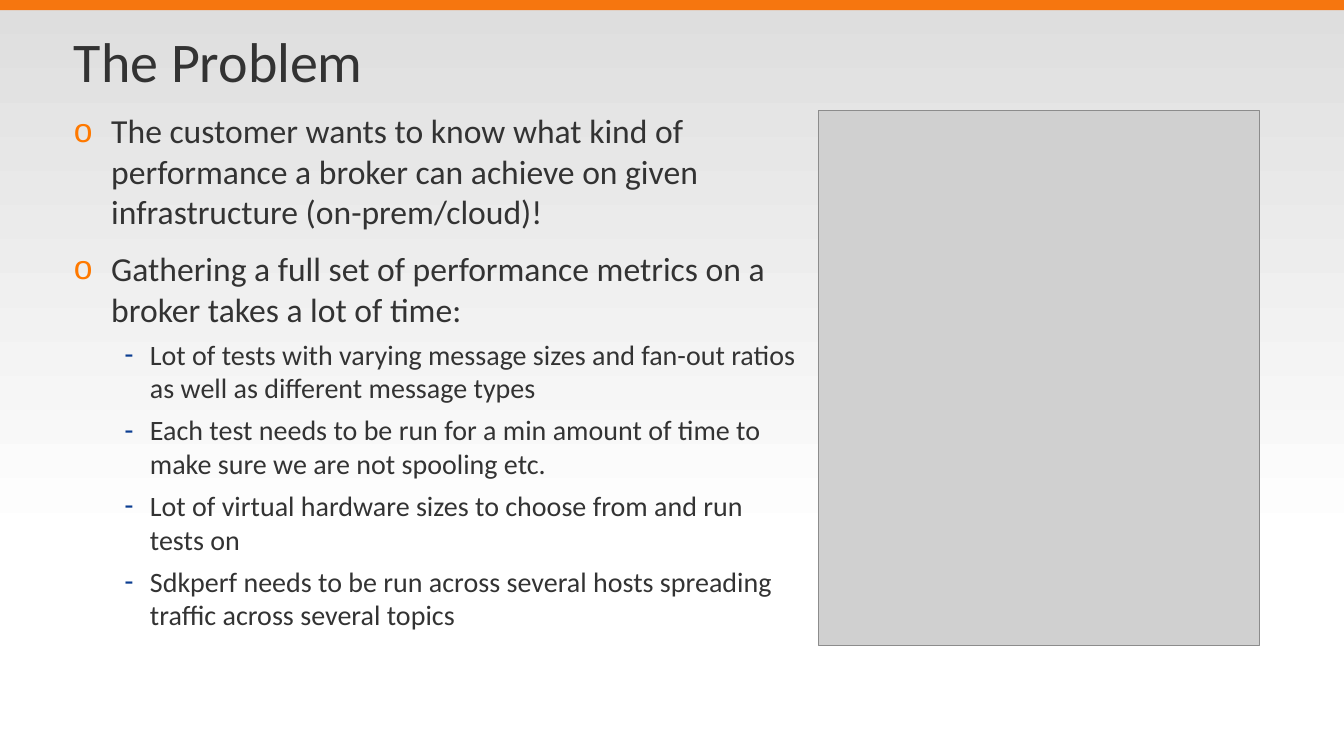
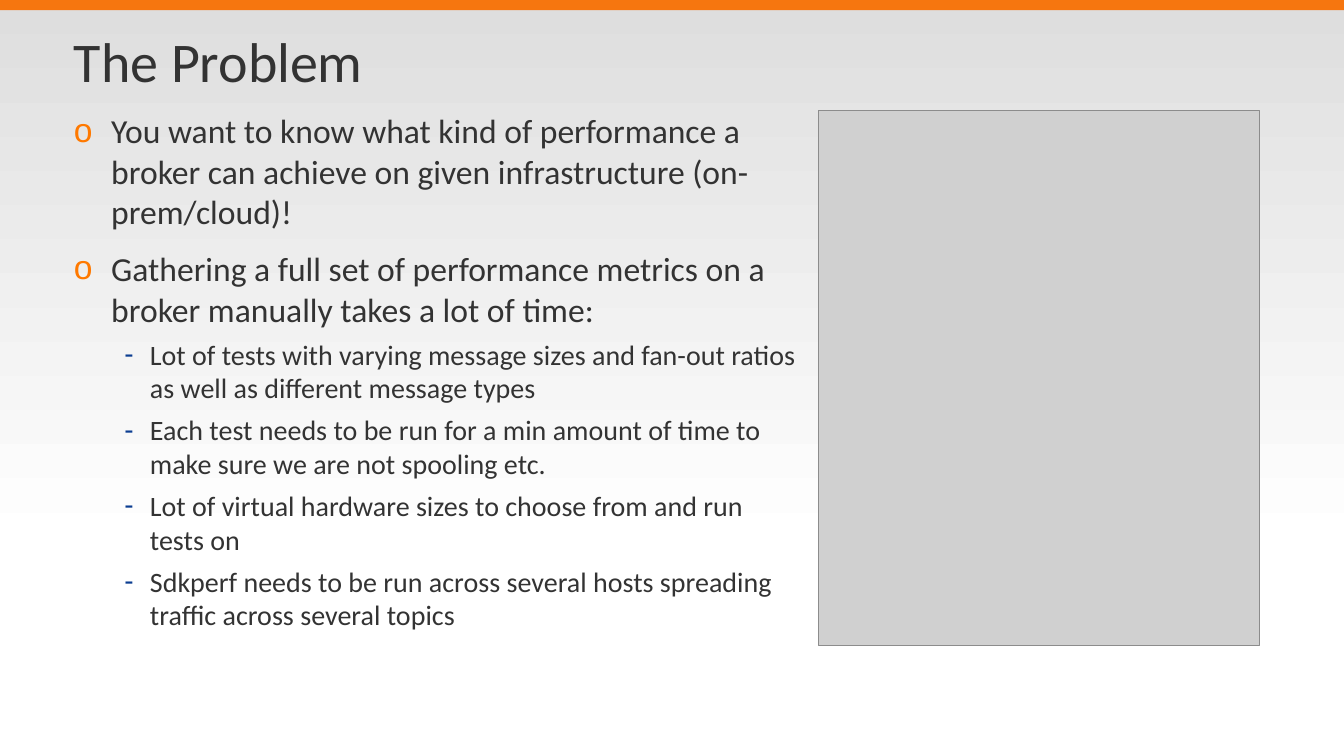
Before and after one commit to SolaceLabs/solace-perftest-harness, a slide deck: slide 2 of docs/Perf Test Harness-Overview.pptx. Drawn at 1344x756 pixels with LibreOffice and Linux fonts; fonts in the diff are those of the drawing; grey boxes stand for pictures; background and template pictures are left out. Boxes give left, top, right and bottom in pixels: in the first picture for what was removed or moved away, otherwise in the second. Text is boxed around its words. In the diff, an @@ line names an element or a change of style, - is before the commit and + after.

```diff
--- a/docs/Perf Test Harness-Overview.pptx
+++ b/docs/Perf Test Harness-Overview.pptx
@@ text at (x1=111, y1=119, x2=765, y2=328): text changed @@
-o The customer wants to know what kind of performance a broker can achieve on given infrastructure (on-prem/cloud)!
-o Gathering a full set of performance metrics on a broker takes a lot of time:
+o You want to know what kind of performance a broker can achieve on given infrastructure (on-prem/cloud)!
+o Gathering a full set of performance metrics on a broker manually takes a lot of time:
```
Also in this commit, not shown: 1 other slide changed, 1 slide removed.
